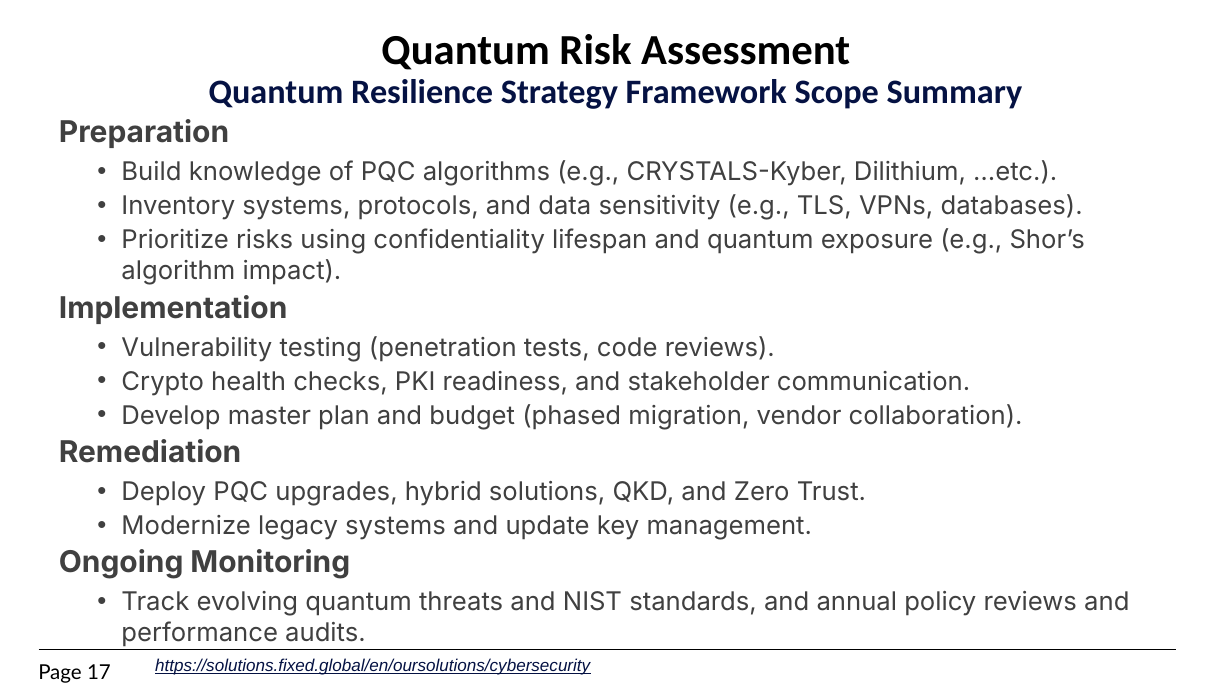
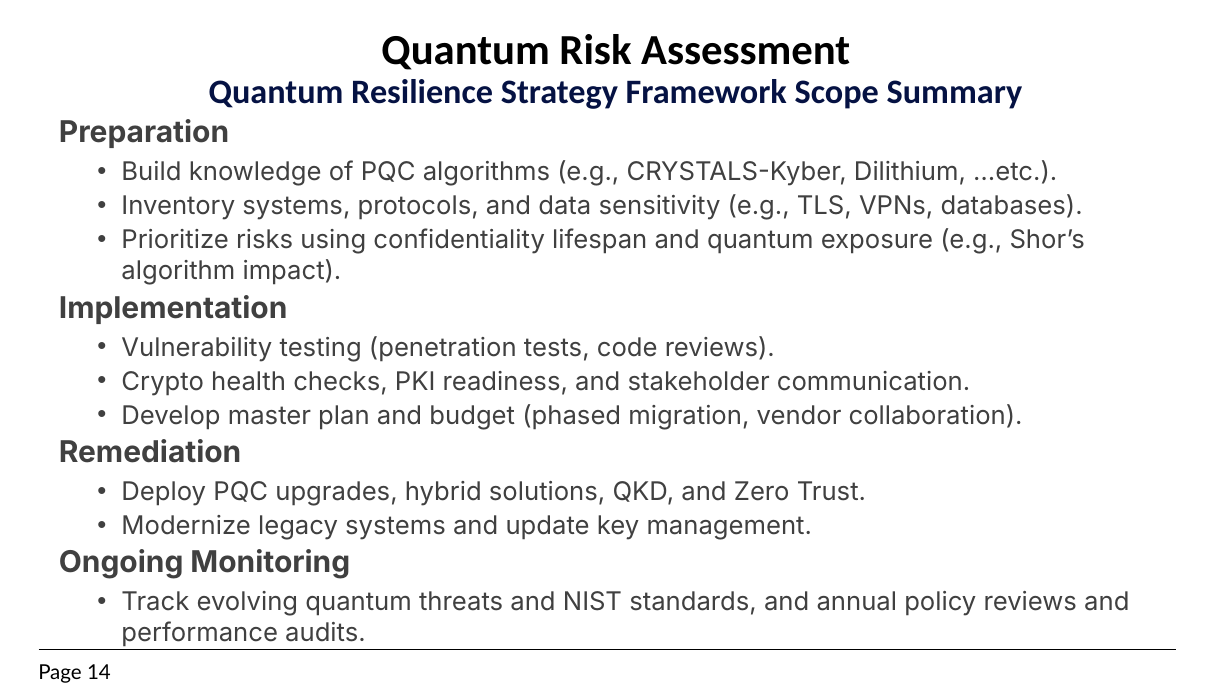
Before and after one commit to kibrahim757/EGQCC, a slide deck: slide 14 of Presentations/5.Quantum Risk Assesment.pptx (slide 17 before the commit). Drawn at 1232x693 pixels with LibreOffice and Linux fonts; fonts in the diff are those of the drawing; background and template pictures are left out. Boxes give left, top, right and bottom in pixels: in the first picture for what was removed or moved away, otherwise in the second. Text is boxed around its words. In the diff, an @@ line names an element or a change of style, - is before the commit and + after.

```diff
--- a/Presentations/5.Quantum Risk Assesment.pptx
+++ b/Presentations/5.Quantum Risk Assesment.pptx
@@ text removed at (155, 658, 590, 675) @@
-https://solutions.fixed.global/en/oursolutions/cybersecurity
@@ page number at (38, 664, 111, 683): text changed @@
-Page 17
+Page 14
```
Also in this commit, not shown: 1 other slide changed, 1 slide added, 4 slides removed.
